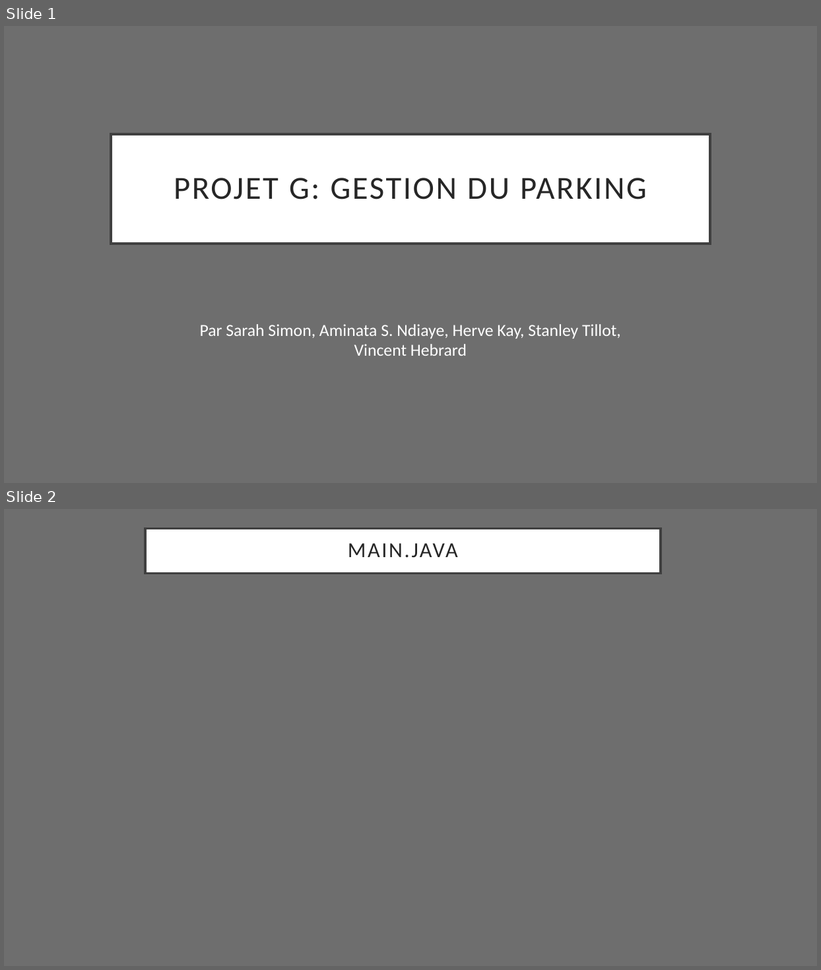
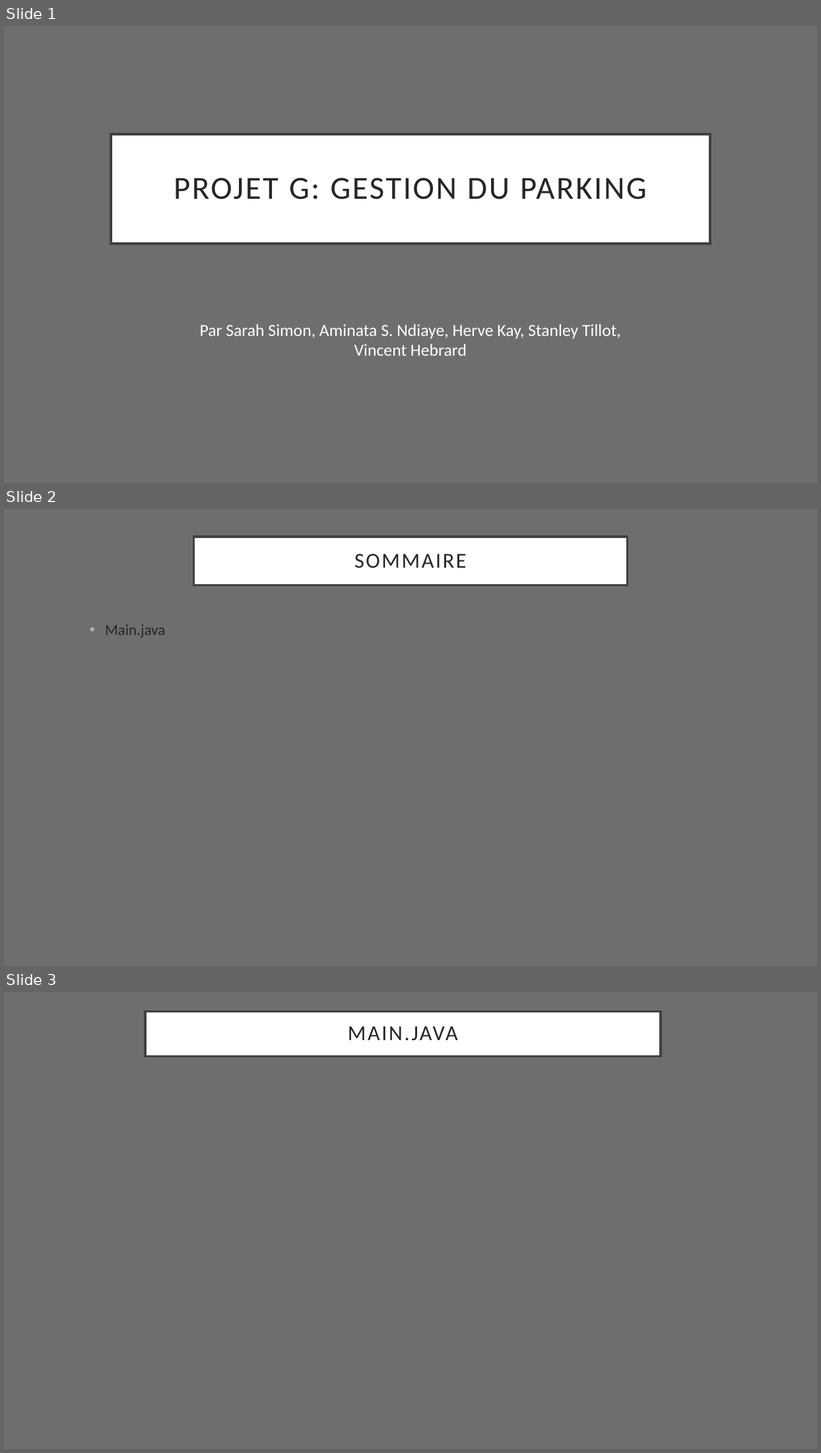
Before and after one commit to RePloZ/Java-Projet-B1, a slide deck: pwprojetG.pptx. Shown one above the other, each under a label of ours: slides 1 and 2 before the commit, slides 1, 2 and 3 after it. The pictures are 821x970 and 821x1453 pixels, drawn with LibreOffice and Linux fonts; fonts in the diff are those of the drawing. Boxes give left, top, right and bottom in pixels: in the first picture for what was removed or moved away, otherwise in the second. Text is boxed around its words. In the diff, an @@ line names an element or a change of style, - is before the commit and + after.

Commit message:
modif

```diff
--- a/pwprojetG.pptx
+++ b/pwprojetG.pptx
@@ slide 2 added at [4, 509, 817, 966], background #6E6E6E @@
@@ title added at [193, 537, 628, 586], fill #FFFFFF, outline #404040 2.5 pt, 25.2 pt, text #262626 @@
+SOMMAIRE
@@ text added at [105, 625, 165, 638], 18 pt, text #262626 @@
+• Main.java
@@ what was slide 2 is now slide 3 @@
```
